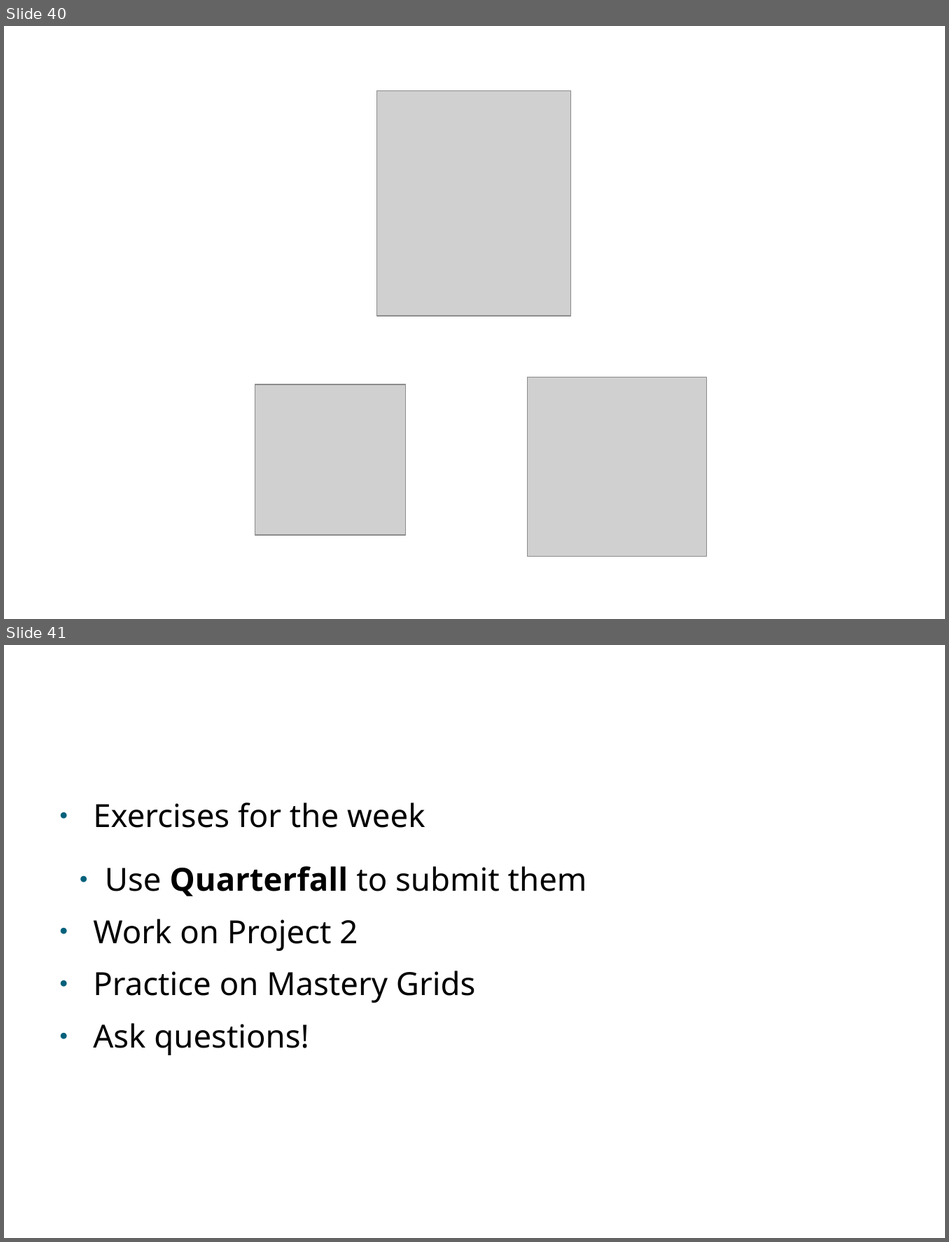
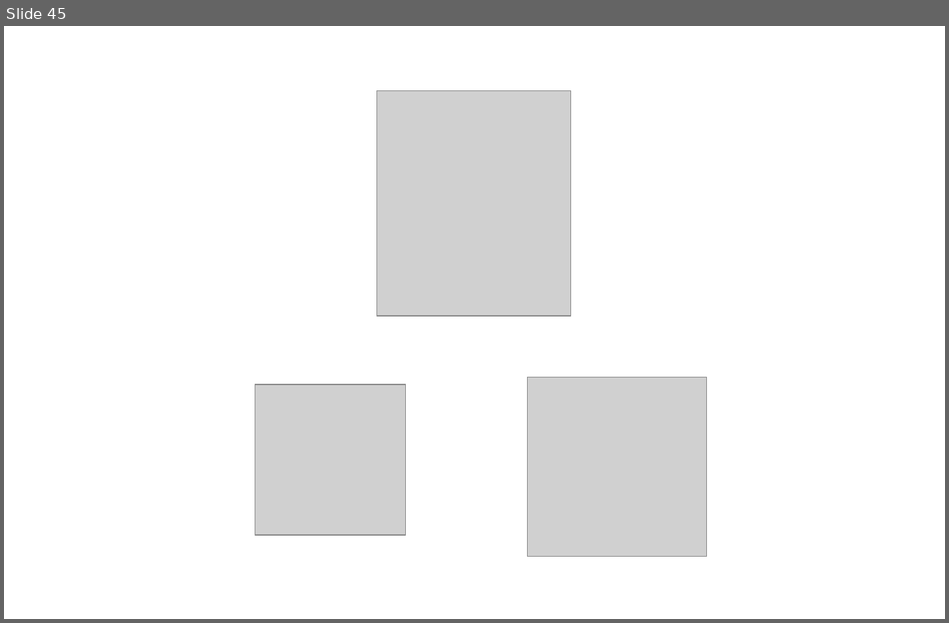
Before and after one commit to PabloMosUU/UssPython, a slide deck: LectureNotes/Module11/11 Accessing Remote Resources presentation.odp. Shown one above the other, each under a label of ours: slides 40 and 41 before the commit, slide 45 after it. The pictures are 949x1242 and 949x623 pixels, drawn with LibreOffice and Linux fonts; fonts in the diff are those of the drawing; grey boxes stand for pictures; background and template pictures are left out. Boxes give left, top, right and bottom in pixels: in the first picture for what was removed or moved away, otherwise in the second. Text is boxed around its words. In the diff, an @@ line names an element or a change of style, - is before the commit and + after.

```diff
--- a/LectureNotes/Module11/11 Accessing Remote Resources presentation.odp
+++ b/LectureNotes/Module11/11 Accessing Remote Resources presentation.odp
@@ slide 41 removed at [4, 645, 945, 1238], background picture (left out) @@
@@ text removed at [93, 803, 587, 1055] @@
-● Exercises for the week
-  ● Use Quarterfall to submit them
-● Work on Project 2
-● Practice on Mastery Grids
-● Ask questions!
@@ title removed at [356, 870, 387, 891] @@
-To Do
@@ what was slide 40 is now slide 45 @@
```
Also in this commit, not shown: 4 slides changed, 24 slides added, 9 other slides removed, 17 other files.
